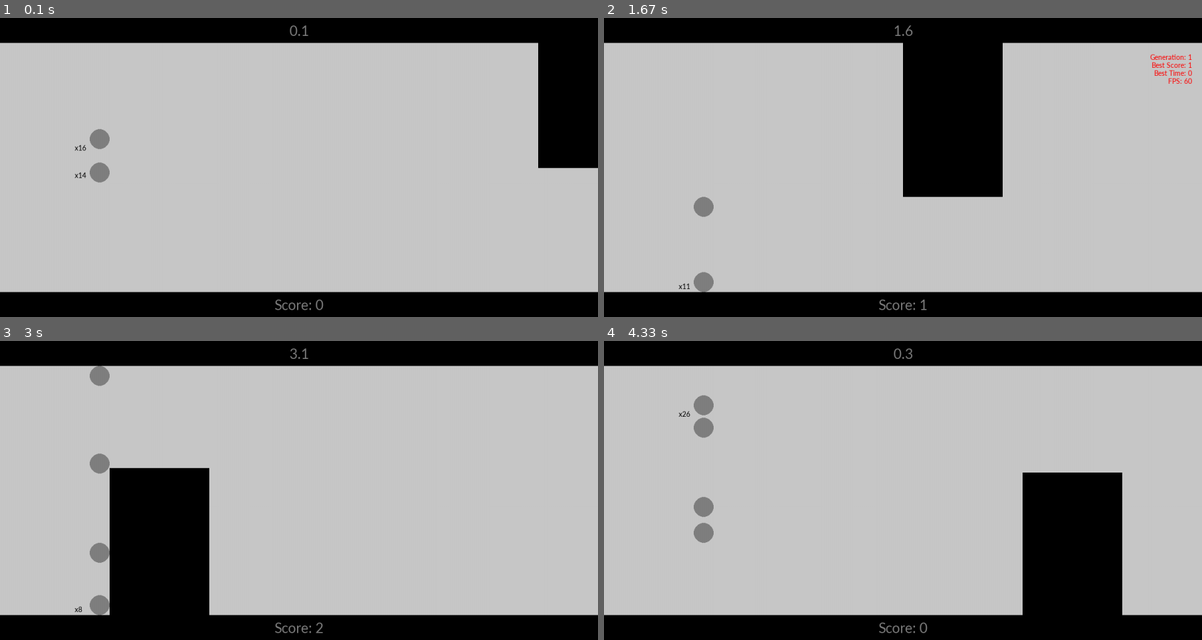
Above: before the commit, frames 1-4 (two rows, left to right).
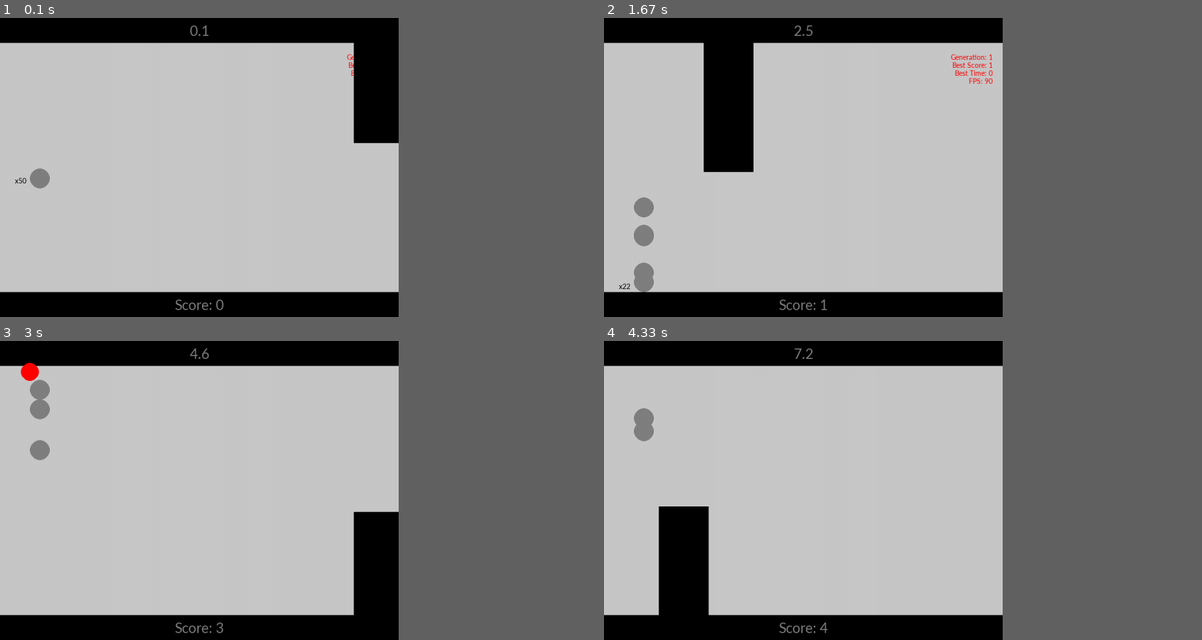
Above: after the commit, the same moments.

Repository: philmuri/GA-project
Game: pygame game, started from main.py
The game is run twice, just before and just after one commit, with the same random seed, the same clock (stepped at 60 frames per second) and the same inputs.
Inputs:
- Up to frame 1 (0.1 s): no input
- Up to frame 2 (1.67 s): tap Space at 0.33 s
- Up to frame 3 (3 s): tap one key every 0.33 s from 1.67 s: E Enter I E
- Up to frame 4 (4.33 s): tap E at 3.07, 3.37, 3.57, 3.87, 4, 4.13, 4.27 s
In our replay, the window is 900x450 before the commit and 600x450 after it. These sizes can differ from the game's own. Grey fills any space a smaller window leaves; there, only what the larger window draws over its background counts as a difference.

The runs differ from the first frame. In frame 1, 13% of the frame differs, in the area x 2-100%, y 0-100%; in frame 2, 19%; in frame 3, 18%; in frame 4, 24%, in the area x 5-100%, y 2-98%.

Commit message:
fix: jump cooldown now scales with game FPS, as it should

Diff:
--- a/constants.py
+++ b/constants.py
@@ -1,25 +1,26 @@
 # Constants: General
-WIDTH = 1200
+WIDTH = 800
 HEIGHT = 600
 BASE_HEIGHT = 50
-OBSTACLE_WIDTH = 200
-OBSTACLE_HEIGHT_MIN = 250
-OBSTACLE_HEIGHT_MAX = 350
+OBSTACLE_WIDTH = 100
+OBSTACLE_HEIGHT_MIN = 200
+OBSTACLE_HEIGHT_MAX = 300
 BG_COLOR = (200, 200, 200)
 BASE_COLOR = (0, 0, 0)
 OBSTACLE_COLOR = (0, 0, 0)
 
-PLAYER_START_POS = 200
+OBSTACLE_SPEED = 10
+GRAVITY = 0.5
+JUMP_FORCE = -10
+GAME_FPS = 90
+
+PLAYER_START_POS = 80
 PLAYER_START_HEIGHT = HEIGHT // 2
 PLAYER_RADIUS = 20
-PLAYER_JUMP_COOLDOWN = 0.25
+# tied to GAME_FPS; actual cd is = PLAYER_JUMP_COOLDOWN when GAME_FPS = 60
+PLAYER_JUMP_COOLDOWN = 0.35
 PLAYER_COLOR = (128, 128, 128)
 PLAYER_DEATH_COLOR = (255, 0, 0)
-
-OBSTACLE_SPEED = 20
-GRAVITY = 0.5
-JUMP_FORCE = -10
-GAME_FPS = 60
 
 FONT_COLOR = (128, 128, 128)
 FONT_INFO_COLOR = (255, 0, 0)
@@ -28,12 +29,12 @@
 
 # Constants: AI
 is_AI = True
-POPULATION_SIZE = 30
+POPULATION_SIZE = 50
 MUTATION_CHANCE = 0.5  # mutation probability per weight
-MUTATION_SIZE = 1
+MUTATION_SIZE = 1  # value of 1 gives up to +-0.25 to weights
 KEEP_PARENTS = 2
 # The sum of the following must be below 1:
 CROSSOVER_RATE = 0.3
 CROSS_GENERATION_RATE = 0.3
-# number of generations before randomizing genes for part of population:
+# number of generations before partly randomizing genes if no performance improvement since
 RESET_THRESHOLD = 10
--- a/main.py
+++ b/main.py
@@ -164,7 +164,7 @@
                 if event.key == pg.K_p:
                     game_paused = not game_paused
                 if event.key == pg.K_SPACE:
-                    user_player.jump()
+                    user_player.jump(fps=game_fps)
                 if event.key == pg.K_e:
                     game_fps += 5
                     info_text['FPS'] = game_fps
@@ -190,10 +190,10 @@
             if c.is_AI:
                 display_overlaps(screen, population=population, min_overlaps=2)
                 for _ in population:
-                    _.update(obstacle)
+                    _.update(obstacle, fps=game_fps)
                     _.draw(screen)
             else:
-                user_player.update(obstacle)
+                user_player.update(obstacle, fps=game_fps)
                 user_player.draw(screen)
             obstacle.draw(screen)
 
@@ -277,7 +277,8 @@
 
             # - Cloning or Resetting -
             else:
-                if generation % c.RESET_THRESHOLD == 0:  # randomize if above generation thresholds
+                # randomize if above generation threshold with no performance improvement
+                if (generation % c.RESET_THRESHOLD == 0) and (best_players['time_alive'][-c.RESET_THRESHOLD] > best_players['time_alive'][-1]):
                     _.__init__(is_AI=c.is_AI)
                 else:
                     _.weights_input = copy.deepcopy(
@@ -299,11 +300,9 @@
 
 """
 List of things to add:
-- (4) Storing dictionairy data as .csv before quitting game
-- (3!) User-mode and AI-mode toggle (through command line for now; later add UI)
-- (2*) Remove jump_power as a gene? Try it
-- (6!) Make game even more challenging, e.g. by adding door keys that need to be collected before player can pass through obstacle slit
-- (5) Global cooldown on jumping to make game harder
+- (1) Storing dictionairy data as .csv before quitting game, along with a copy of constants.py settings. Name files by number starting from 1 and up
+- (2!) User-mode and AI-mode toggle (through command line for now; later add UI)
+- (3!) Make game even more challenging, e.g. by adding door keys that need to be collected before player can pass through obstacle slit
 
 (!): Challenging
 (*): Easy
--- a/player.py
+++ b/player.py
@@ -2,7 +2,7 @@
 import random
 import time
 import pygame as pg
-from constants import PLAYER_RADIUS, PLAYER_COLOR, PLAYER_DEATH_COLOR, PLAYER_START_HEIGHT, PLAYER_START_POS, JUMP_FORCE, HEIGHT, BASE_HEIGHT, GRAVITY, MUTATION_SIZE, OBSTACLE_SPEED, MUTATION_CHANCE
+from constants import PLAYER_RADIUS, PLAYER_COLOR, PLAYER_DEATH_COLOR, PLAYER_START_HEIGHT, PLAYER_START_POS, JUMP_FORCE, HEIGHT, BASE_HEIGHT, GRAVITY, MUTATION_SIZE, OBSTACLE_SPEED, MUTATION_CHANCE, PLAYER_JUMP_COOLDOWN, GAME_FPS
 from obstacle import Obstacle
 
 
@@ -12,7 +12,8 @@
         self.x = PLAYER_START_POS
         self.y = PLAYER_START_HEIGHT
         self.vy = 0
-        self.is_jumping = False
+        self.jump_time = time.time()
+        self.jump_cd = PLAYER_JUMP_COOLDOWN
         self.is_alive = True
         self.is_animating = False  # enabled by kill(), disabled by animation()
         self.init_time = time.time()
@@ -23,42 +24,36 @@
             self.dy_bottom = 0
             self.dy_top = 0
             self.dx = 0
-            # NOTE: consider removing since it is directly correlated with self.vy
-            self.jump_power = -10
             self.weights_input = np.random.normal(0, scale=0.1, size=(5, 3))
             self.weights_hidden = np.random.normal(0, scale=0.1, size=(3, 1))
 
-    def draw(self, screen) -> None:  # NOTE: Possibly implement in main instead
+    def draw(self, screen) -> None:
         if self.is_alive:
             pg.draw.circle(screen, PLAYER_COLOR,
                            (self.x, self.y), PLAYER_RADIUS)
         else:
             self.animation(screen)
 
-    def update(self, obstacle: Obstacle) -> None:
+    def update(self, obstacle: Obstacle, fps: int = GAME_FPS) -> None:
         if self.is_alive:
             # If AI toggled, handle AI jumping
             if self.is_AI:
                 self.NN_update(obstacle)
                 if self.NN_jump():
-                    # NOTE: If this doesn't work, add a cooldown on jumping (as in game_logic.py)
-                    self.jump()
+                    self.jump(fps)
         # Handle ground collision and gravity
         if self.y >= HEIGHT - BASE_HEIGHT - self.radius and self.vy >= 0:
             self.y = HEIGHT - BASE_HEIGHT - self.radius
             self.vy = 0
-            self.is_jumping = False
         else:
             self.vy += GRAVITY
         # Update kinematics
         self.y += self.vy
 
-    def jump(self) -> None:
-        self.is_jumping = True
-        if self.is_AI:
-            self.vy = self.jump_power
-        else:
+    def jump(self, fps: int = GAME_FPS) -> None:
+        if time.time() - self.jump_time >= self.jump_cd * 60 / fps:
             self.vy = JUMP_FORCE
+            self.jump_time = time.time()
 
     def is_colliding(self, obstacle: Obstacle):
         dx = PLAYER_START_POS - \
@@ -136,15 +131,6 @@
     def mutation_rate(self):
         # "dynamic" random "learning rate" to simulate mutation
         # NOTE: Consider if adding regularization possible
-        learning_rate = MUTATION_SIZE * 0.005 * np.random.randint(-25, 25)
+        # NOTE: Consider if adaptive step-size / learning rate is possible
+        learning_rate = MUTATION_SIZE * np.random.uniform(-0.25, 0.25)
         return learning_rate
-
-
-"""
-NOTE:
-Two of the NN features are probably redundant as they are just redefinitions of other features:
-- self.dyc is just self.y - BASE_HEIGHT -- REMOVED
-- self.jump_power is just self.vy
-
-TBD: Make player stop moving when collided
-"""
--- a/test.py
+++ /dev/null
@@ -1,6 +0,0 @@
-import numpy as np
-
-list1 = [[1, 2], [3, 4]]
-list2 = [[5, 6], [7, 8]]
-
-print(((np.array(list1) + np.array(list2)) / 2).tolist())
